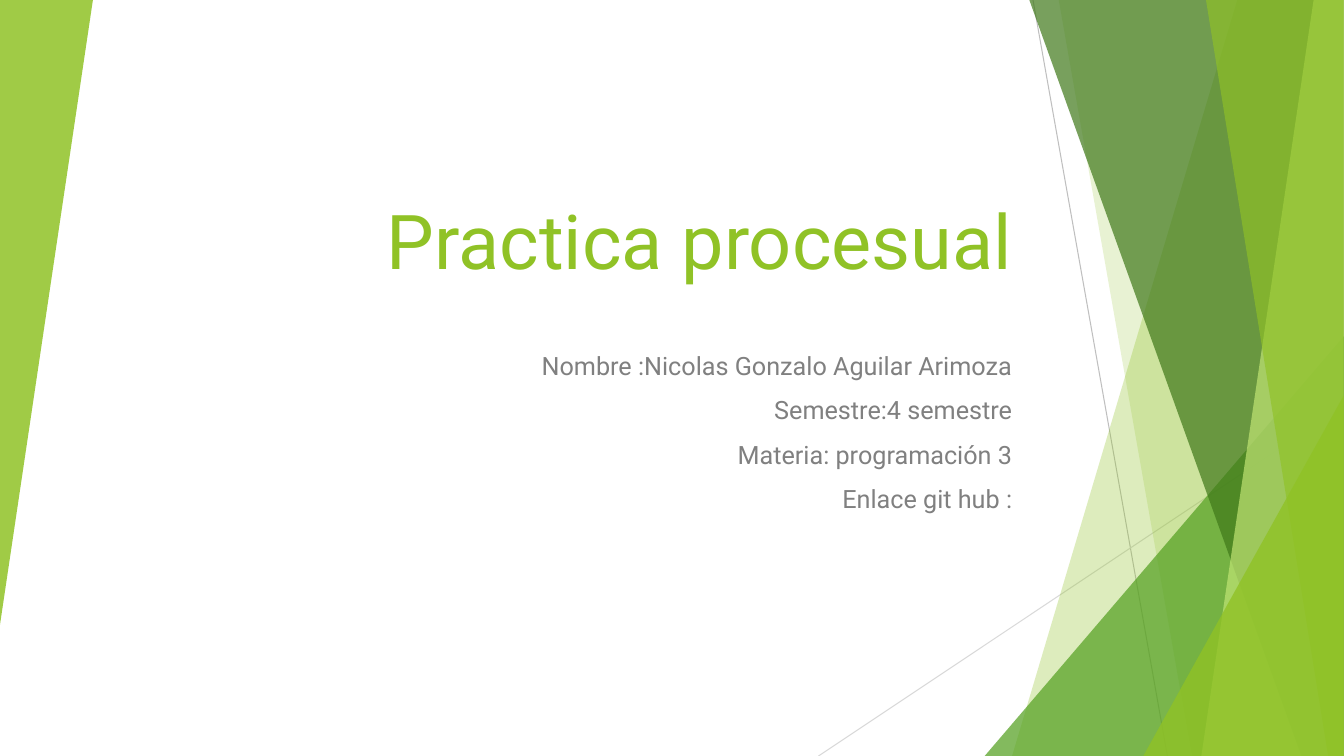
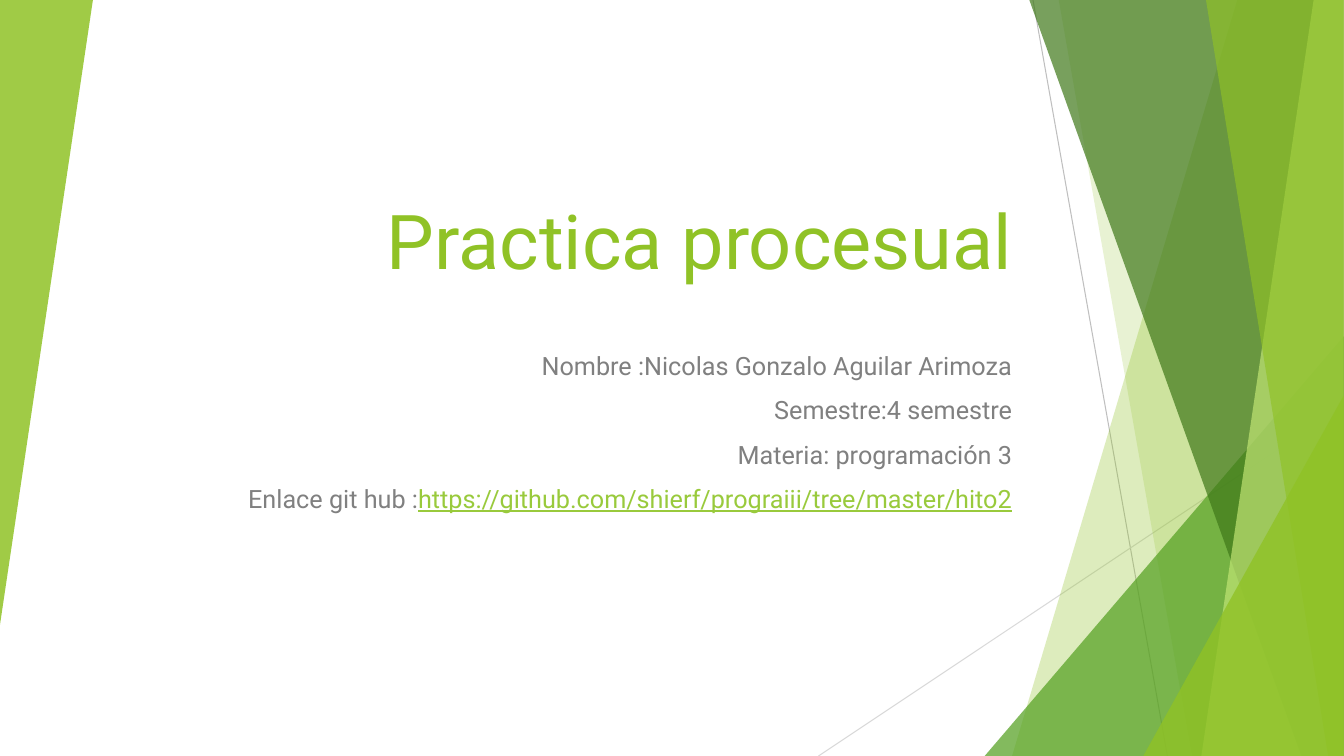
Before and after one commit to shierf/prograiii, a slide deck: slide 1 of hito2/practica procesual progra 3 Nicolas Aguilar.pptx. Drawn at 1344x756 pixels with LibreOffice and Linux fonts; fonts in the diff are those of the drawing. Boxes give left, top, right and bottom in pixels: in the first picture for what was removed or moved away, otherwise in the second. Text is boxed around its words. In the diff, an @@ line names an element or a change of style, - is before the commit and + after.

Commit message:
link git hub

```diff
--- a/hito2/practica procesual progra 3 Nicolas Aguilar.pptx
+++ b/hito2/practica procesual progra 3 Nicolas Aguilar.pptx
@@ subtitle at (248, 489, 1012, 514): text changed; text colour #808080 to #99CA3C @@
-Enlace git hub :
+Enlace git hub :https://github.com/shierf/prograiii/tree/master/hito2
```
